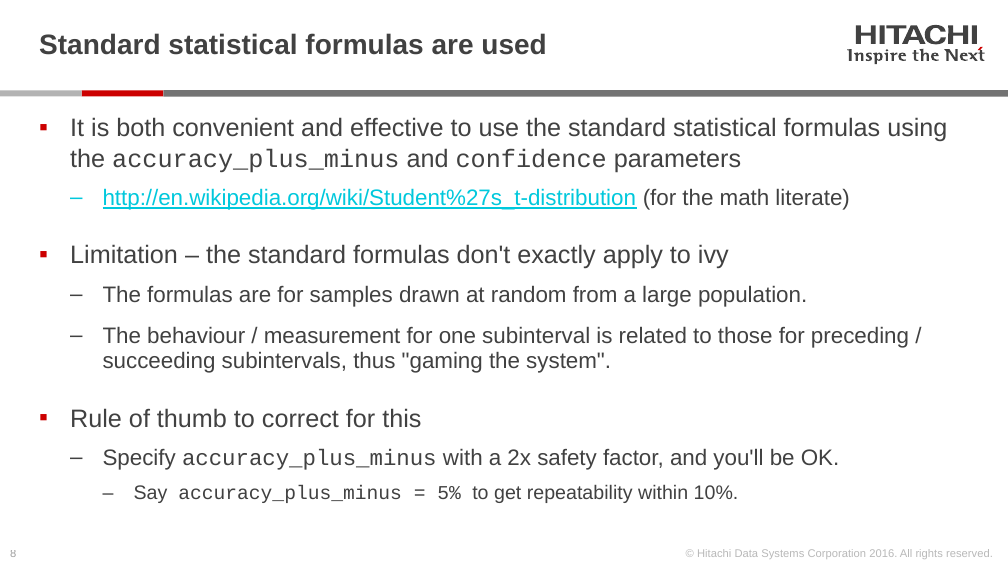
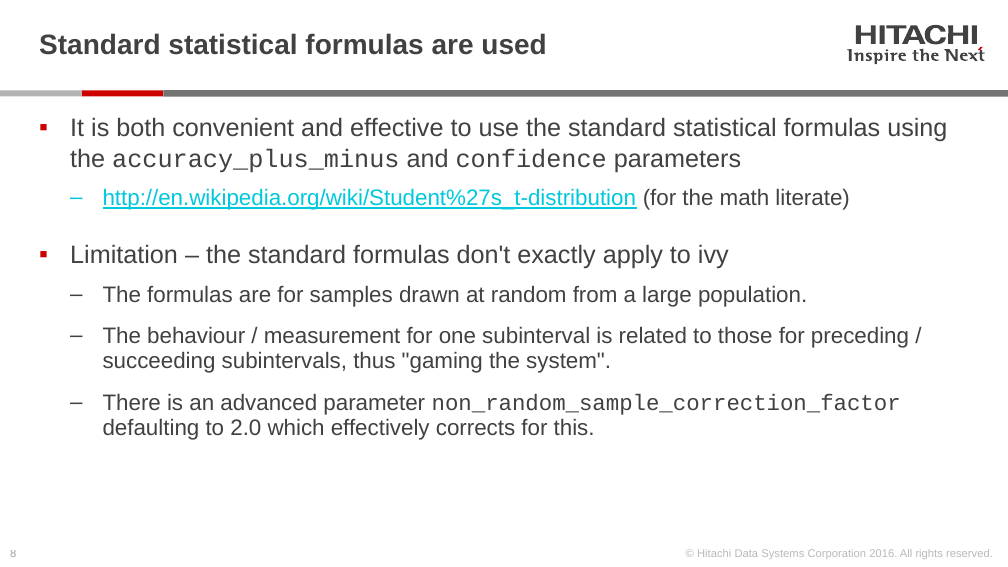
Before and after one commit to Hitachi-Data-Systems/ivy, a slide deck: slide 8 of doc/Introduction_to_ivy.pptx. Drawn at 1008x567 pixels with LibreOffice and Linux fonts; fonts in the diff are those of the drawing. Boxes give left, top, right and bottom in pixels: in the first picture for what was removed or moved away, otherwise in the second. Text is boxed around its words. In the diff, an @@ line names an element or a change of style, - is before the commit and + after.

```diff
--- a/doc/Introduction_to_ivy.pptx
+++ b/doc/Introduction_to_ivy.pptx
@@ text at (x1=103, y1=393, x2=901, y2=440): text changed @@
-▪ Rule of thumb to correct for this
-  ‒ Specify accuracy_plus_minus with a 2x safety factor, and you'll be OK.
-    ‒ Say accuracy_plus_minus = 5% to get repeatability within 10%.
+  ‒ There is an advanced parameter non_random_sample_correction_factor defaulting to 2.0 which effectively corrects for this.
```
Also in this commit, not shown: 5 other slides changed, 2 slides removed, 3 other files.
